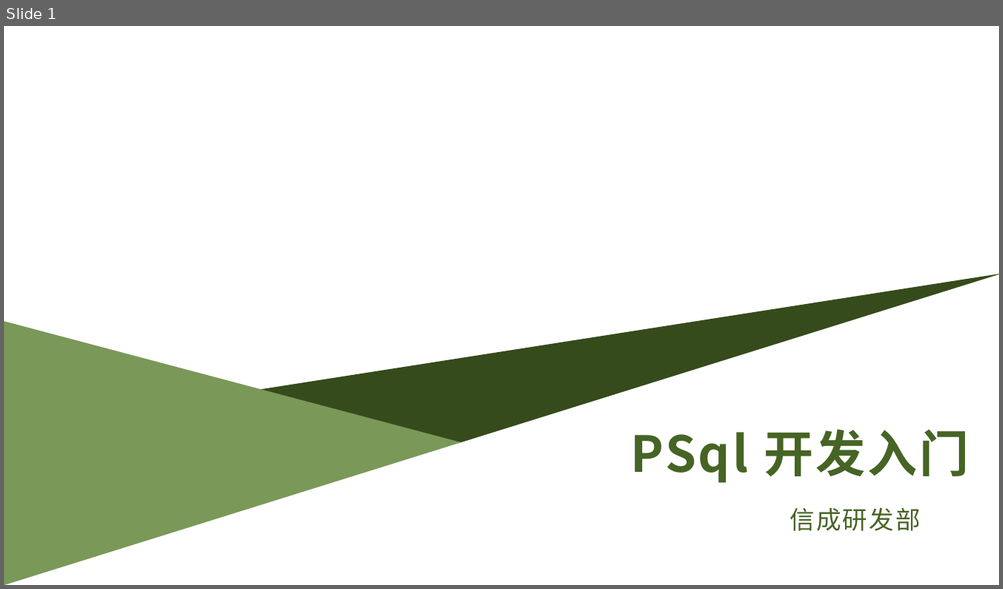
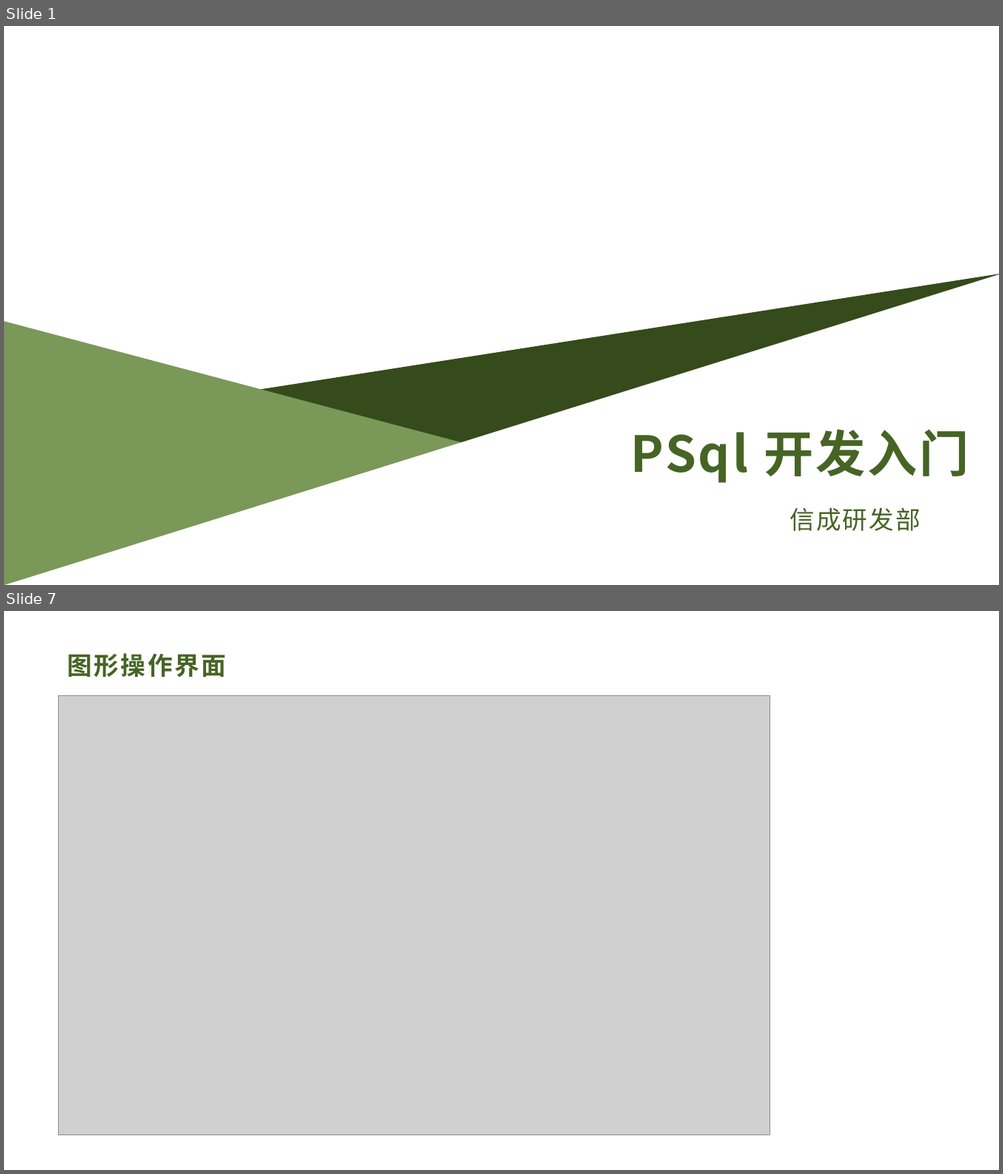
Before and after one commit to dyg540/cpp-study-2020, a slide deck: PSql入门.pptx. Shown one above the other, each under a label of ours: slide 1 before the commit, slides 1 and 7 after it; the slides between them are not shown. The pictures are 1003x589 and 1003x1174 pixels, drawn with LibreOffice and Linux fonts; fonts in the diff are those of the drawing; grey boxes stand for pictures; background and template pictures are left out. Boxes give left, top, right and bottom in pixels: in the first picture for what was removed or moved away, otherwise in the second. Text is boxed around its words. In the diff, an @@ line names an element or a change of style, - is before the commit and + after.

```diff
--- a/PSql入门.pptx
+++ b/PSql入门.pptx
@@ slide 7 added at (4,611,999,1170), background #FFFFFF @@
@@ title added at (67,653,227,677), 24 pt, text #466424, bold @@
+图形操作界面
@@ picture added at (59,696,769,1136) @@
```
Also in this commit, not shown: 1 slide changed, 15 other slides added, 1 slide removed, 3 other files.
